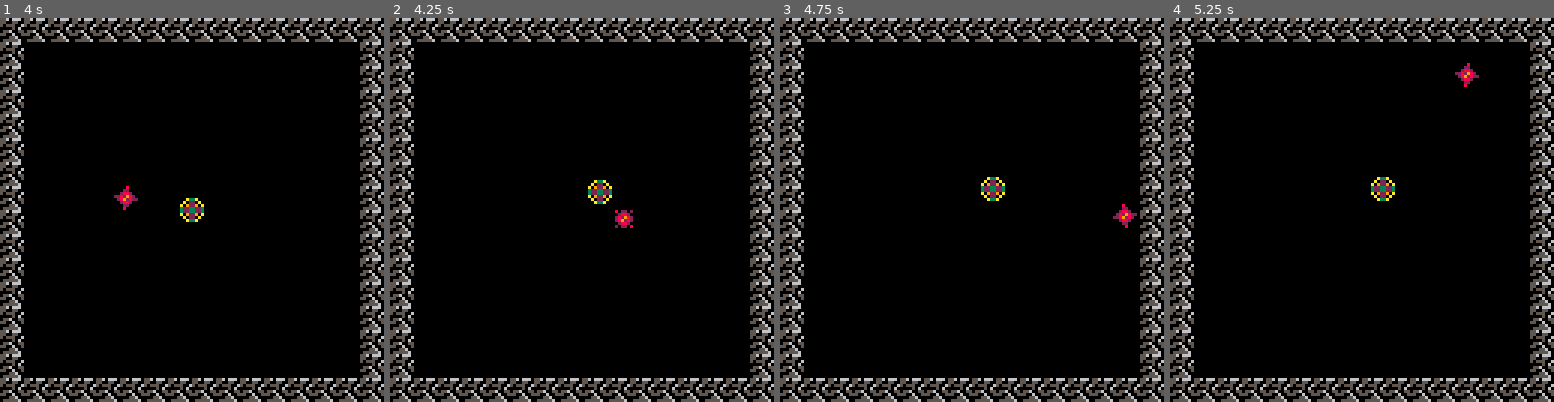
Above: before the commit, frames 1-4 (left to right).
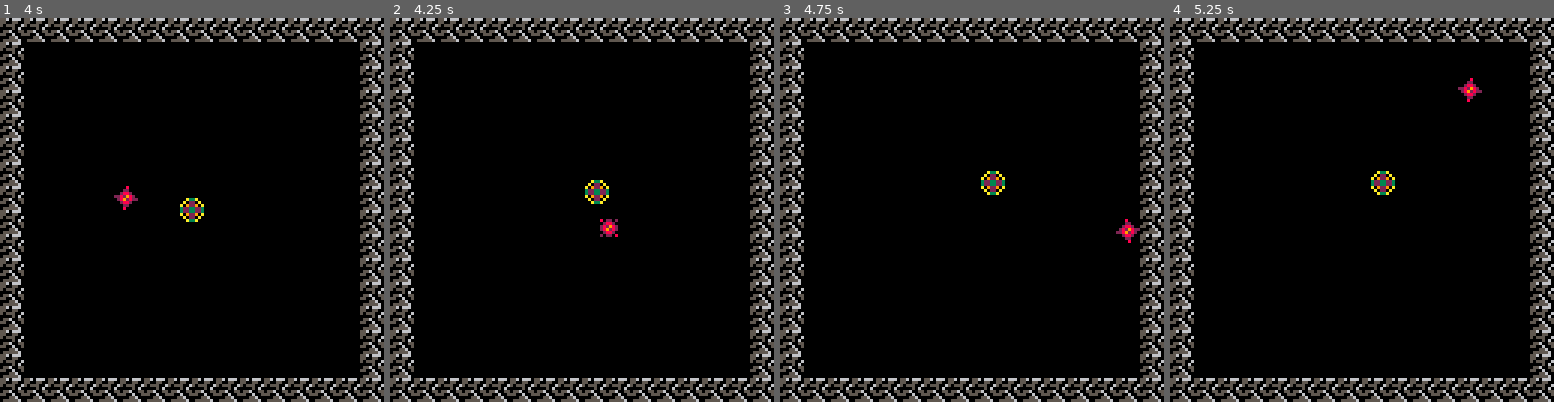
Above: after the commit, the same moments.

Repository: Nakeeb0/NAHL
Game: PICO-8 cartridge nahl.p8
The game is run twice, just before and just after one commit, with the same random seed, the same clock (stepped at 60 frames per second) and the same inputs.
Inputs:
- Up to frame 1 (4 s): tap O (Z key) at 0.7, 1.7, 2.1, 2.5, 2.9, 3.3, 3.7 s; hold Right 1.6-2.1 s; hold Up 2.15-2.42 s; hold Right 2.47-3.03 s; hold Left 3.08-3.58 s; hold Down 3.63-3.97 s
- Up to frame 2 (4.25 s): hold Right from 4.02 s (still down); tap O (Z key) at 4.1 s
- Up to frame 3 (4.75 s): tap O (Z key) at 4.5 s; release Right at 4.68 s; hold Up from 4.73 s (still down)
- Up to frame 4 (5.25 s): tap O (Z key) at 4.9 s; release Up at 5.03 s; hold Left from 5.08 s (still down)

Frame 1 is identical in both runs. In frame 2, 0.6% of the frame differs, in the area x 50-64%, y 42-58%; in frame 3, 0.7%; in frame 4, 0.7%, in the area x 52-82%, y 11-48%.

Commit message:
Previous commit continued

Diff:
--- a/nahl.lua
+++ b/nahl.lua
@@ -132,12 +132,14 @@
 				local dir_b = (a.pos - b.pos):normalize()
 				if dir_a:dot(a.vel) > 0 then
 					local force_a = dir_a:proj(a.vel)
-					b.vel += force_a * 0.2 + dir_a * 0.2
+					b.vel += force_a * 0.2
 				end
+				b.vel += dir_a * 0.2
 				if dir_b:dot(b.vel) > 0 then
 					local force_b = dir_b:proj(b.vel)
-					a.vel += force_b * 0.2 + dir_b * 0.2
+					a.vel += force_b * 0.2
 				end
+				a.vel += dir_b * 0.2
 				move_actor(a)
 				move_actor(b)
 			end
